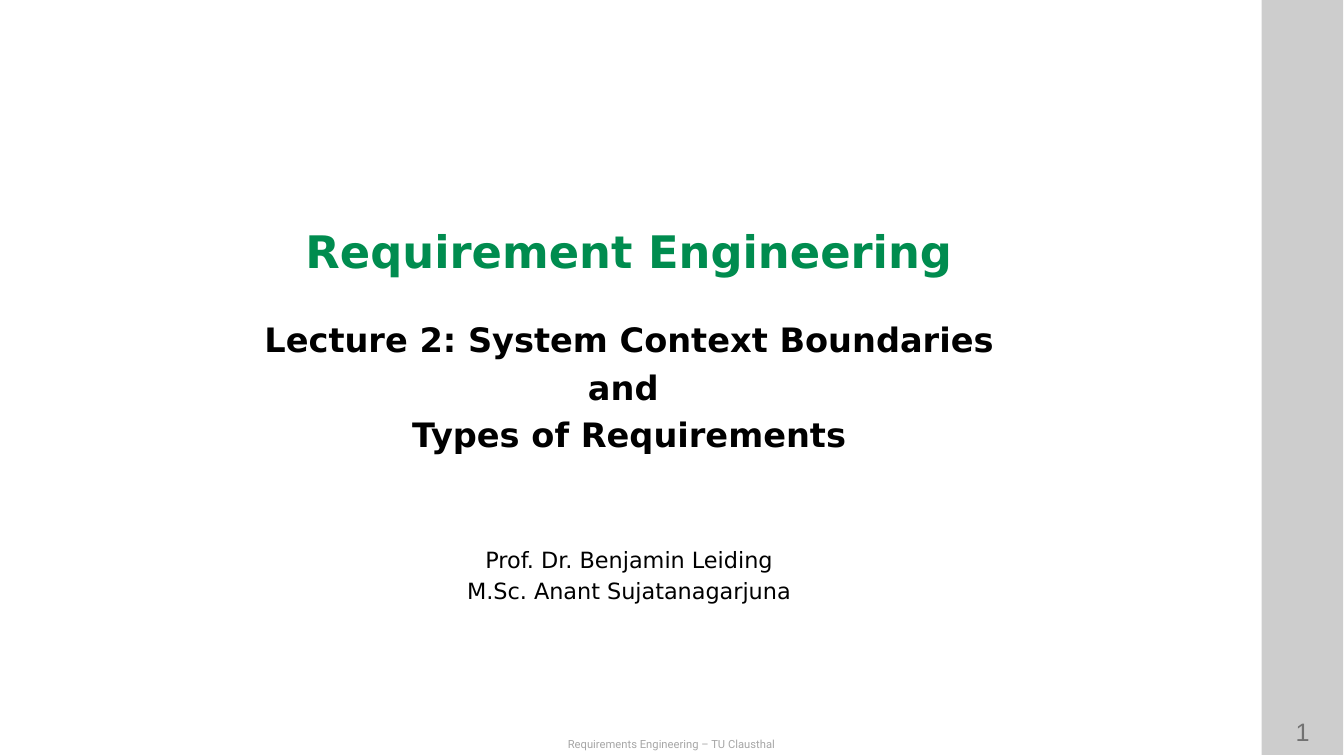
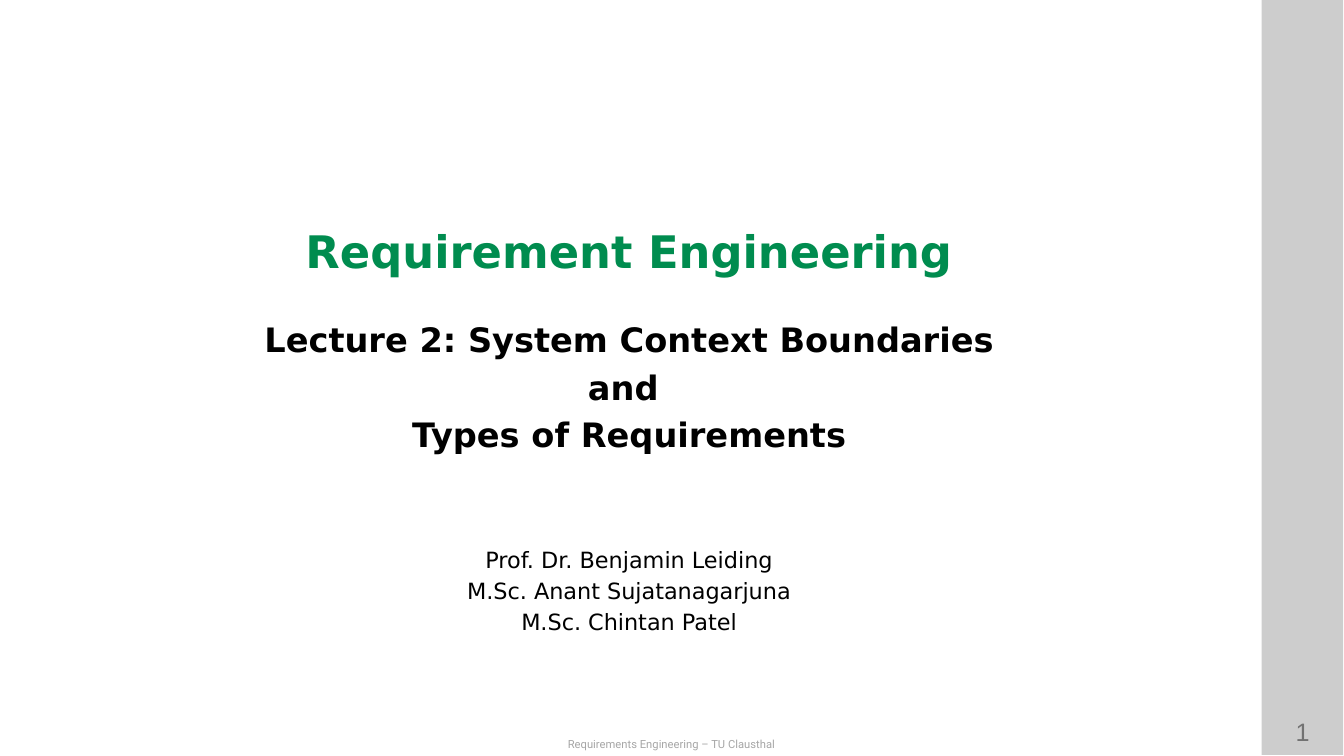
Before and after one commit to ETCE-LAB/teaching-material, a slide deck: slide 1 of Requirements-Engineering/RE-L02-System-Context-Boundaries-and-Types-of-Requirements.pptx. Drawn at 1344x756 pixels with LibreOffice and Linux fonts; fonts in the diff are those of the drawing; background and template pictures are left out. Boxes give left, top, right and bottom in pixels: in the first picture for what was removed or moved away, otherwise in the second. Text is boxed around its words. In the diff, an @@ line names an element or a change of style, - is before the commit and + after.

```diff
--- a/Requirements-Engineering/RE-L02-System-Context-Boundaries-and-Types-of-Requirements.pptx
+++ b/Requirements-Engineering/RE-L02-System-Context-Boundaries-and-Types-of-Requirements.pptx
@@ text at (521,613,737,631): paragraph added @@
+M.Sc. Chintan Patel
```
Also in this commit, not shown: 2 other slides changed, 5 other files.
